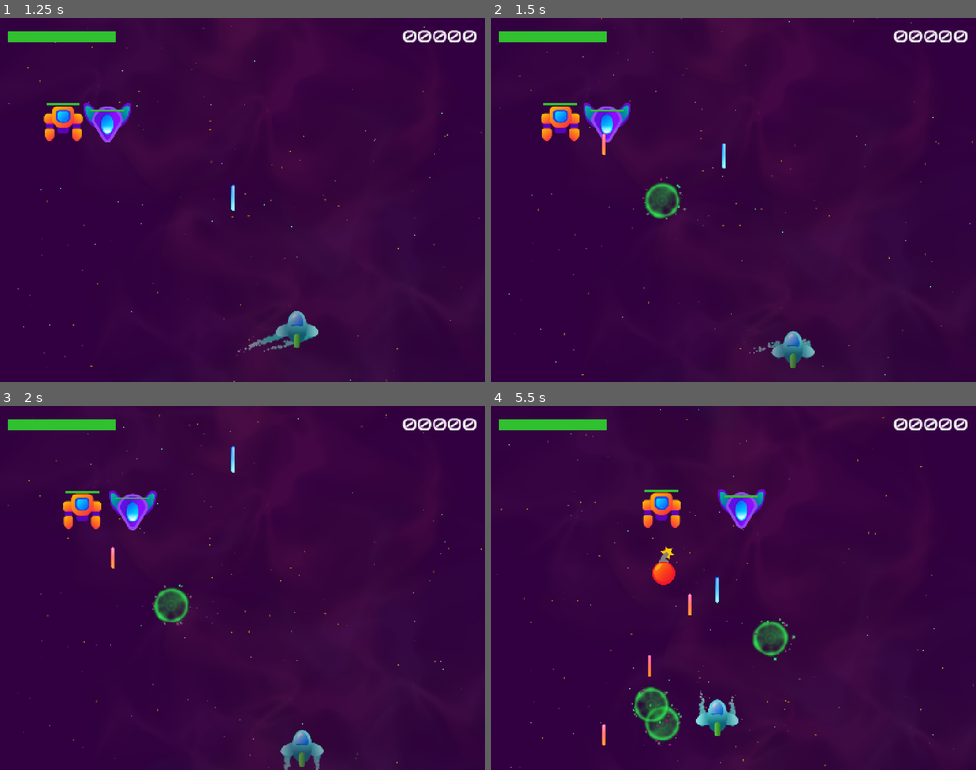
Above: before the commit, frames 1-4 (two rows, left to right).
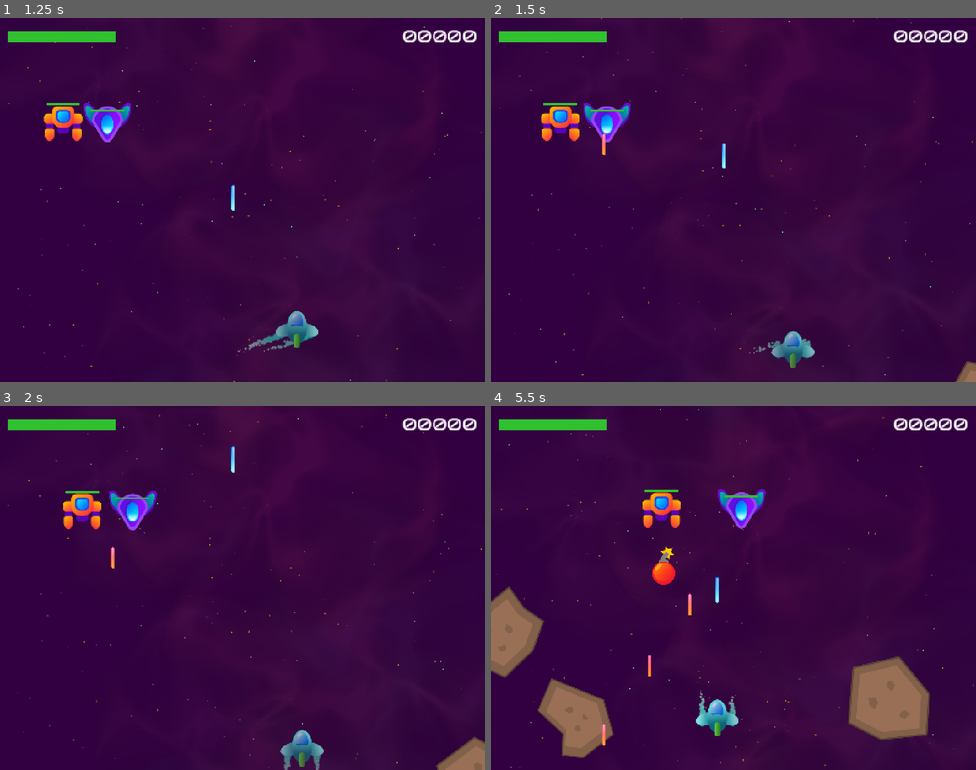
Above: after the commit, the same moments.

Repository: LHO-Developments/Godot-Projects
Game: Godot game, scene res://Scenes/Level/level.tscn
Same seed, same stepped clock (60 frames per second), same inputs: the game is played once before the commit and once after it. Sound files missing from this copy of the repository are replaced by a short silence.
Inputs:
- Up to frame 1 (1.25 s): hold D (right) from 0.53 s (still down); tap Space (shoot) at 0.6 s
- Up to frame 2 (1.5 s): release D (right) at 1.28 s; hold S (down) from 1.28 s (still down); tap T (test) at 1.35 s
- Up to frame 3 (2 s): keep holding S (down)
- Up to frame 4 (5.5 s): release S (down) at 2.03 s; hold D (right) 2.03-2.78 s; tap Space (shoot) at 2.1, 3.6, 5.1 s; hold W (up) 2.78-3.53 s; tap T (test) at 2.85, 4.35 s; hold A (left) 3.53-5.03 s; hold S (down) from 5.03 s (still down)

Frame 1 is identical in both runs. In frame 2, 0.8% of the frame differs, in the area x 31-100%, y 43-100%; in frame 3, 1.2%; in frame 4, 8.5%, in the area x 0-91%, y 49-97%.

Commit message:
add asteroids

Diff:
--- a/Space Ace/space-ace/Classes/SpaceUtils.gd
+++ b/Space Ace/space-ace/Classes/SpaceUtils.gd
@@ -3,3 +3,26 @@
 
 static func set_start_timer(timer: Timer, target: float, variance: float = 0.0) -> void:
 	timer.start(target + randf_range(-variance, variance))
+
+static func get_point_outside_rect(rect: Rect2, margin: float) -> Vector2:
+	var r: Rect2 = rect.grow(margin)
+	var side: int = randi_range(1, 4)
+	var rand_x: float = randf_range(r.position.x, r.end.x)
+	var rand_y: float = randf_range(r.position.y, r.end.y)
+	match side:
+		# top
+		1: return Vector2(rand_x, r.position.y)
+		# bottom
+		2: return Vector2(rand_x, r.end.y)
+		# left
+		3: return Vector2(r.position.x, rand_y)
+		# right
+		_: return Vector2(r.end.x, rand_y)
+
+
+static func random_point_in_rect(rect: Rect2, margin: float) -> Vector2:
+	var r: Rect2 = rect.grow(margin)
+	return Vector2(
+		randf_range(r.position.x, r.end.x),
+		randf_range(r.position.y, r.end.y)
+	)
--- /dev/null
+++ b/Space Ace/space-ace/Component/Movement/AsteroidMovement.gd
@@ -0,0 +1,31 @@
+extends Mover;
+
+const MARGIN_OUT: float = 80.0
+const MARGIN_IN: float = 300.0
+
+
+var _base_rotation_speed: float
+
+
+func _ready() -> void:
+	_base_rotation_speed = rotation_speed_degrees
+	super()
+
+
+
+func setup_velocity() -> void:
+	var start_pos: Vector2 = SpaceUtils.get_point_outside_rect(
+		_parent.get_viewport_rect(),
+		 MARGIN_OUT
+	)
+	direction = start_pos.direction_to(SpaceUtils.random_point_in_rect(
+		_parent.get_viewport_rect(), -MARGIN_IN
+	))
+
+	_velocity = speed * direction
+
+	_parent.global_position = start_pos
+	_parent.rotation_degrees = randf_range(0, 360)
+
+	rotation_speed_degrees = _base_rotation_speed * randf_range(0.9, 1.1)
+	rotation_speed_degrees *= sign(randf_range(-1, 1))
--- /dev/null
+++ b/Space Ace/space-ace/Component/Movement/AsteroidMovement.tscn
@@ -0,0 +1,8 @@
+[gd_scene format=3 uid="uid://c6g6sm2qiwr3s"]
+
+[ext_resource type="Script" uid="uid://c6f16mgcs8so2" path="res://Component/Movement/AsteroidMovement.gd" id="1_y0o5u"]
+
+[node name="AsteroidMovement" type="Node" unique_id=1101533055]
+script = ExtResource("1_y0o5u")
+speed = 100.0
+rotation_speed_degrees = 90.0
--- a/Space Ace/space-ace/Scenes/Level/level.tscn
+++ b/Space Ace/space-ace/Scenes/Level/level.tscn
@@ -3,7 +3,7 @@
 [ext_resource type="PackedScene" uid="uid://cwvkoimo7kywb" path="res://Scenes/Player/Player.tscn" id="1_iheil"]
 [ext_resource type="PackedScene" uid="uid://fxrpwv2c7cp8" path="res://Scenes/Background/Background.tscn" id="2_1ov45"]
 [ext_resource type="PackedScene" uid="uid://bohlnwst1215b" path="res://Scenes/ObjectContainer/ObjectContainer.tscn" id="3_lscpc"]
-[ext_resource type="PackedScene" uid="uid://bojxn1fot36f2" path="res://Scenes/PowerUp/PowerUp.tscn" id="4_q8n36"]
+[ext_resource type="PackedScene" uid="uid://b545opvuqj36i" path="res://Scenes/Projectile/Asteroid.tscn" id="4_q8n36"]
 [ext_resource type="PackedScene" uid="uid://ceqdwewjsd72c" path="res://Scenes/Enemy/EnemyVee.tscn" id="5_7i4w6"]
 [ext_resource type="PackedScene" uid="uid://de07mjhw6t4nk" path="res://Scenes/Enemy/EnemyRobot.tscn" id="6_q8n36"]
 [ext_resource type="PackedScene" uid="uid://cna5uq6wchu3" path="res://Scenes/GameUi/GameUi.tscn" id="7_q8n36"]
--- /dev/null
+++ b/Space Ace/space-ace/Scenes/Projectile/Asteroid.gd
@@ -0,0 +1,13 @@
+extends BaseProjectile
+
+
+@export var textures: Array[Texture2D] = []
+
+
+@onready var sprite_2d: Sprite2D = $Sprite2D
+
+
+# Called when the node enters the scene tree for the first time.
+func _ready() -> void:
+	super()
+	sprite_2d.texture = textures.pick_random()
--- /dev/null
+++ b/Space Ace/space-ace/Scenes/Projectile/Asteroid.tscn
@@ -0,0 +1,29 @@
+[gd_scene format=3 uid="uid://b545opvuqj36i"]
+
+[ext_resource type="PackedScene" uid="uid://cuq5igk8lfv4f" path="res://Scenes/Projectile/BaseProjectile.tscn" id="1_cmsna"]
+[ext_resource type="Script" uid="uid://cahdqpgahw2o" path="res://Scenes/Projectile/Asteroid.gd" id="2_agv3a"]
+[ext_resource type="Texture2D" uid="uid://bdqfsg3u6nco1" path="res://Asset/Images/Asteroid1.png" id="3_cfshw"]
+[ext_resource type="Texture2D" uid="uid://cfe4tn7qo205q" path="res://Asset/Images/Asteroid2.png" id="4_5as6r"]
+[ext_resource type="Texture2D" uid="uid://dadgnumww2h21" path="res://Asset/Images/Asteroid3.png" id="5_ni1ul"]
+[ext_resource type="PackedScene" uid="uid://c6g6sm2qiwr3s" path="res://Component/Movement/AsteroidMovement.tscn" id="6_5as6r"]
+
+[sub_resource type="CircleShape2D" id="CircleShape2D_cfshw"]
+radius = 100.0
+
+[node name="Asteroid" unique_id=1709716112 instance=ExtResource("1_cmsna")]
+script = ExtResource("2_agv3a")
+textures = Array[Texture2D]([ExtResource("3_cfshw"), ExtResource("4_5as6r"), ExtResource("5_ni1ul")])
+
+[node name="Sprite2D" parent="." index="0" unique_id=989220919]
+texture = ExtResource("5_ni1ul")
+
+[node name="LifeTimer" parent="." index="2" unique_id=1617951205]
+wait_time = 25.0
+
+[node name="Hitbox" parent="." index="3" unique_id=1733803325]
+collision_mask = 8
+max_collisions = 5
+invincible_time = 0.1
+collision_shape = SubResource("CircleShape2D_cfshw")
+
+[node name="AsteroidMovement" parent="." index="4" unique_id=1101533055 instance=ExtResource("6_5as6r")]
Not shown, added: Space Ace/space-ace/Component/Movement/AsteroidMovement.gd.uid
Not shown, added: Space Ace/space-ace/Scenes/Projectile/Asteroid.gd.uid
